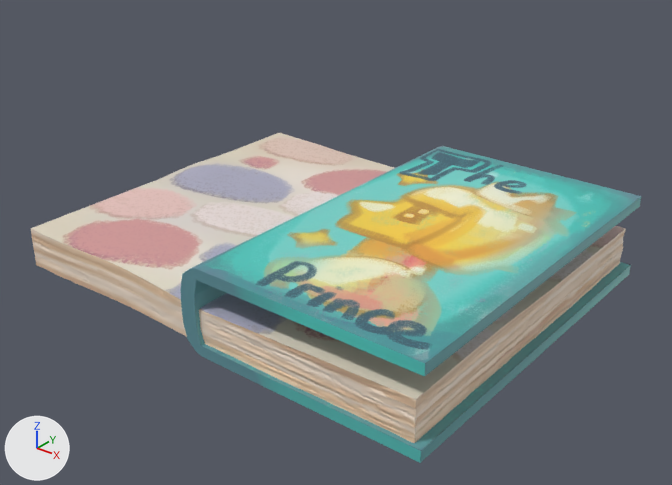
A saved change to the FBX model Assets/FBX/House/StoryBook/FBX/Close_Prince.fbx.
Both versions are drawn from a 50 mm lens placed at (0.535, -0.842, 0.516), pointed at (-0.116, -0.028, 0.011). The lights are fixed; the arrows at lower left show +X, +Y and +Z. Where no turn or scale is listed for an object, it has been applied to the vertices.

In view in the first picture: 'Book_Inside1_Prince', 'Book_Inside_Prince', 'Prince_StoryBook', 'Prince_StoryBook.002', 'Prince_StoryBook.003'.
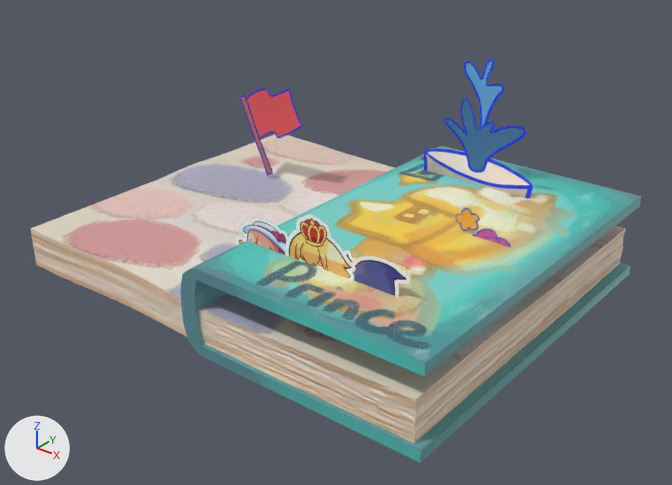
Where the change shows, as pixel boxes (x1, y1, x2, y2) in the pictures (672 x 485 px):
```json
{"object": "3_Paper_Prince", "change": "added", "after": [423, 59, 533, 199]}
{"object": "4_SP_Paper_Prince", "change": "added", "after": [236, 214, 410, 297]}
{"object": "2_Paper_Prince", "change": "added", "after": [240, 89, 303, 176], "on screen": "red"}
{"object": "1_Paper_Prince", "change": "added", "after": [455, 208, 510, 247]}
```

Scene script edits in JSON lines:
```json
{"op": "add", "block": "img_s3_uv_png", "code": ["img_s3_uv_png = load_image('S3_UV.png', '_unpacked/S3_UV.png', 1400, 1400, 'sRGB')"]}
{"op": "add", "block": "img_flower_uv_png", "code": ["img_flower_uv_png = load_image('Flower_UV.png', '_unpacked/Flower_UV.png', 1400, 1400, 'sRGB')"]}
{"op": "add", "block": "img_flag_uv_png", "code": ["img_flag_uv_png = load_image('Flag_UV.png', '_unpacked/Flag_UV.png', 1400, 1400, 'sRGB')"]}
{"op": "add", "block": "img_fountain_uv_png", "code": ["img_fountain_uv_png = load_image('Fountain_UV.png', '_unpacked/Fountain_UV.png', 1400, 1400, 'sRGB')"]}
{"op": "add", "block": "mat_material_004", "code": ["mat_material_004 = principled_material('Material.004')", "mat_material_004.texture = img_s3_uv_png  # with its transparency"]}
{"op": "add", "block": "mat_material_002", "code": ["mat_material_002 = principled_material('Material.002')", "mat_material_002.texture = img_flower_uv_png  # with its transparency"]}
{"op": "add", "block": "mat_material_001", "code": ["mat_material_001 = principled_material('Material.001')", "mat_material_001.texture = img_flag_uv_png  # with its transparency"]}
{"op": "add", "block": "mat_material_003", "code": ["mat_material_003 = principled_material('Material.003')", "mat_material_003.texture = img_fountain_uv_png  # with its transparency"]}
{"op": "add", "block": "me_plane_001", "code": ["me_plane_001 = bpy.data.meshes.new('Plane.001')", "me_plane_001.from_pydata(...)  # 4 vertices, 1 face; spans x -0.092..0.154, y -0.001..0.005, z -0.178..0.051", "me_plane_001.materials.append(mat_material_004)  # picture img_s3_uv_png"]}
{"op": "add", "block": "me_plane_004", "code": ["me_plane_004 = bpy.data.meshes.new('Plane.004')", "me_plane_004.from_pydata(...)  # 4 vertices, 1 face; spans x -0.0444..0.0744, y -0.0004..0.0022, z -0.0858..0.0246", "me_plane_004.materials.append(mat_material_002)  # picture img_flower_uv_png"]}
{"op": "add", "block": "me_plane_003", "code": ["me_plane_003 = bpy.data.meshes.new('Plane.003')", "me_plane_003.from_pydata(...)  # 4 vertices, 1 face; spans x -0.097..0.097, y 0.0, z -0.099..0.089", "me_plane_003.materials.append(mat_material_001)  # picture img_flag_uv_png"]}
{"op": "add", "block": "me_plane_002", "code": ["me_plane_002 = bpy.data.meshes.new('Plane.002')", "me_plane_002.from_pydata(...)  # 4 vertices, 1 face; spans x -0.109..0.184, y -0.001..0.005, z -0.212..0.061", "me_plane_002.materials.append(mat_material_003)  # picture img_fountain_uv_png"]}
{"op": "add", "block": "ob_4_sp_paper_prince", "code": ["ob_4_sp_paper_prince = bpy.data.objects.new('4_SP_Paper_Prince', me_plane_001)", "ob_4_sp_paper_prince.location = (-0.069, -0.162, 0.128)"]}
{"op": "add", "block": "ob_1_paper_prince", "code": ["ob_1_paper_prince = bpy.data.objects.new('1_Paper_Prince', me_plane_004)", "ob_1_paper_prince.location = (0.059, 0.011, 0.078)"]}
{"op": "add", "block": "ob_2_paper_prince", "code": ["ob_2_paper_prince = bpy.data.objects.new('2_Paper_Prince', me_plane_003)", "ob_2_paper_prince.location = (-0.32, 0.082, 0.076)"]}
{"op": "add", "block": "ob_3_paper_prince", "code": ["ob_3_paper_prince = bpy.data.objects.new('3_Paper_Prince', me_plane_002)", "ob_3_paper_prince.location = (-0.057, 0.147, 0.185)"]}
```
